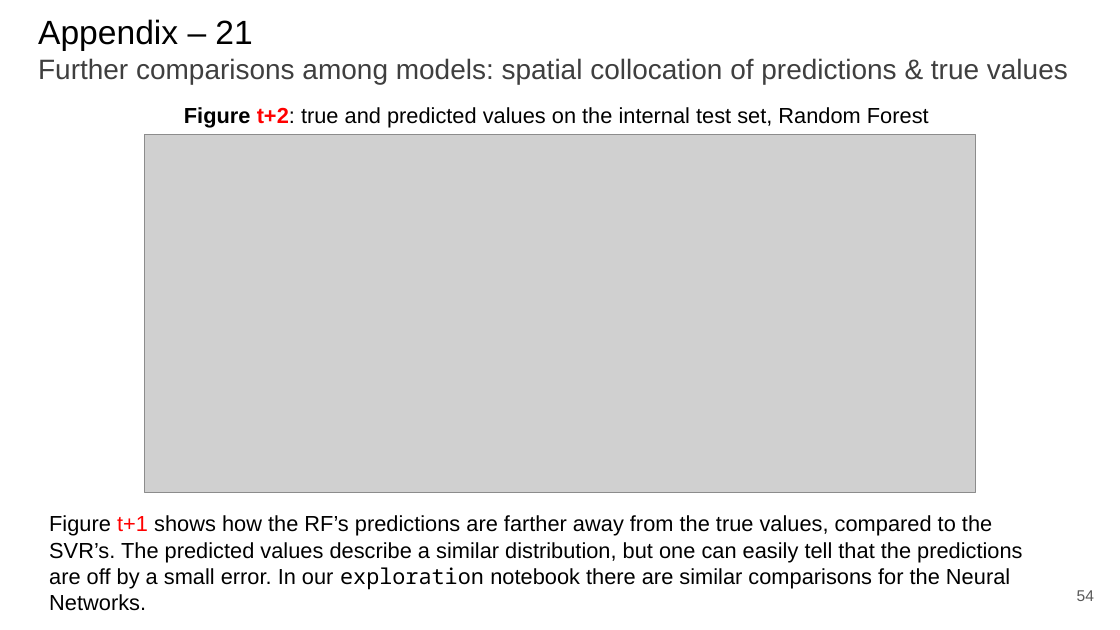
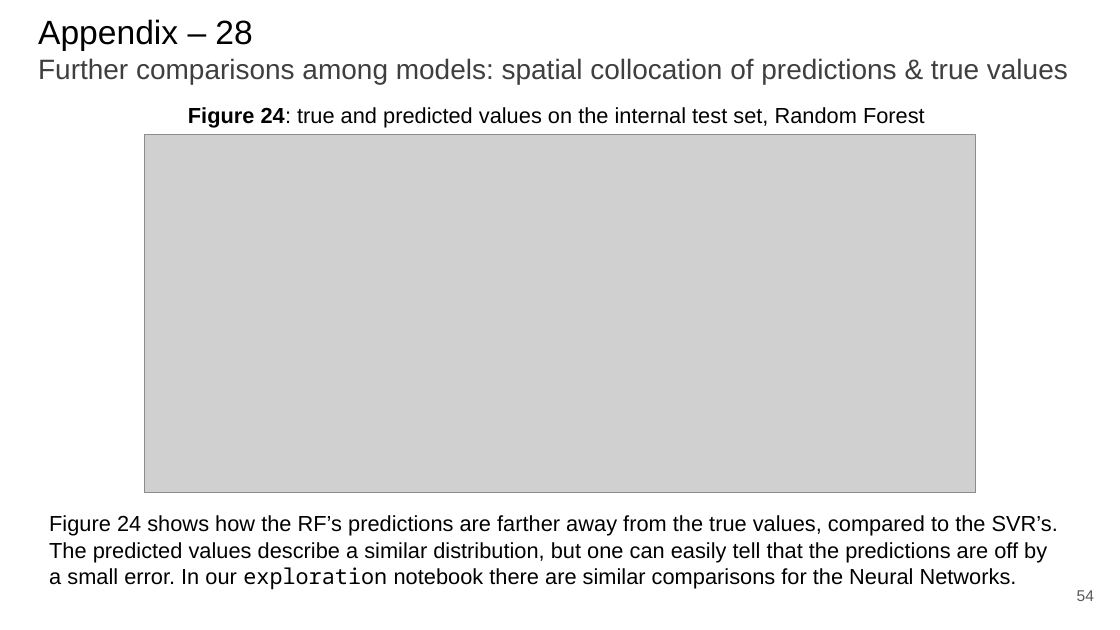
Before and after one commit to paolo-junior-mollica/machine-learning-project, a slide deck: slide 54 of relazione/Canduci_Marino_Mollica.pptx. Drawn at 1120x630 pixels with LibreOffice and Linux fonts; fonts in the diff are those of the drawing; grey boxes stand for pictures. Boxes give left, top, right and bottom in pixels: in the first picture for what was removed or moved away, otherwise in the second. Text is boxed around its words. In the diff, an @@ line names an element or a change of style, - is before the commit and + after.

```diff
--- a/relazione/Canduci_Marino_Mollica.pptx
+++ b/relazione/Canduci_Marino_Mollica.pptx
@@ title at (x1=38, y1=19, x2=1068, y2=84): text changed @@
-Appendix – 21
-Further comparisons among models: spatial collocation of predictions & true values
+Appendix – 28
+Further comparisons among models: spatial collocation of predictions & true values
@@ text at (x1=188, y1=107, x2=925, y2=128): text changed @@
-Figure t+2: true and predicted values on the internal test set, Random Forest
+Figure 24: true and predicted values on the internal test set, Random Forest
@@ text at (x1=49, y1=515, x2=1058, y2=590): text changed @@
-Figure t+1 shows how the RF’s predictions are farther away from the true values, compared to the SVR’s. The predicted values describe a similar distribution, but one can easily tell that the predictions are off by a small error. In our exploration notebook there are similar comparisons for the Neural Networks.
+Figure 24 shows how the RF’s predictions are farther away from the true values, compared to the SVR’s. The predicted values describe a similar distribution, but one can easily tell that the predictions are off by a small error. In our exploration notebook there are similar comparisons for the Neural Networks.
```
Also in this commit, not shown: 24 other slides changed.
